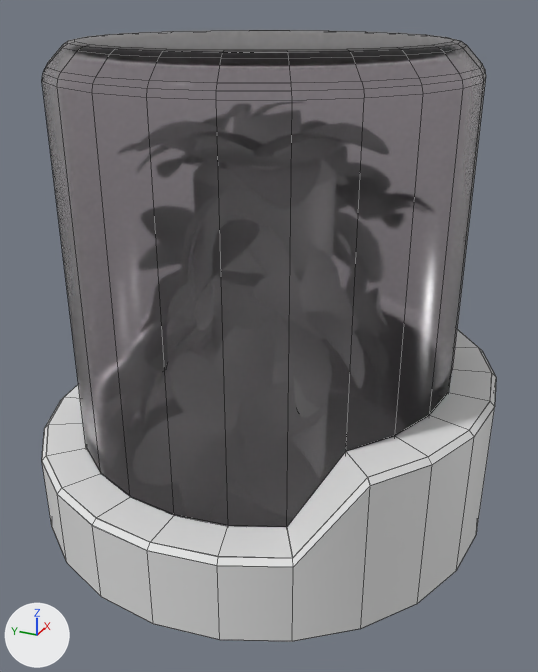
Renders of the Blender file Assets/Blender/OxygenTank.blend from each side of a commit.
The view is the same before and after, from a 50 mm camera at (-3.79, -1.73, 2.96) aimed at (-0.1, -0.07, 1.11). Every picture has the same lights, and +X, +Y and +Z are marked at lower left. Mesh edges are drawn as thin lines.

Names of what the first picture shows: 'Base', 'Cover'.
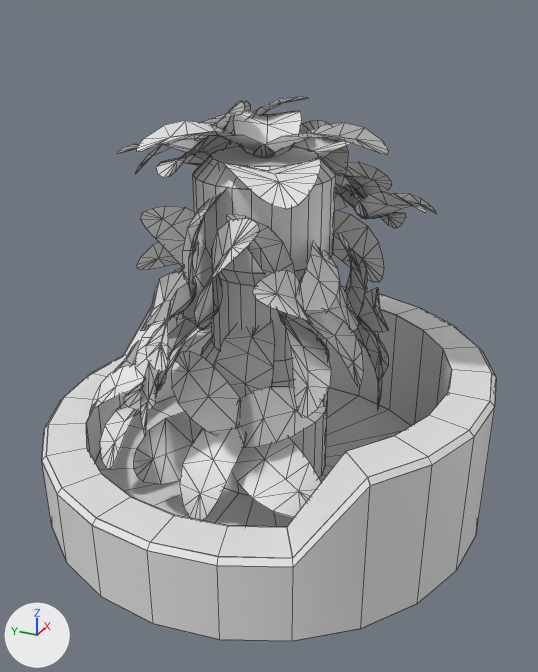
Where the change shows, as pixel boxes [x1, y1, x2, y2] in the pictures (538 x 672 px):
```json
{"object": "Cover", "change": "hidden", "before": [42, 30, 486, 527]}
{"object": "Plane.001", "change": "added", "after": [141, 195, 258, 431]}
{"object": "Plane", "change": "unchanged, uncovered by the edit", "after": [89, 97, 437, 520]}
```

Edits to the scene script, one JSON object a line:
```json
{"op": "add", "block": "me_plane_001", "code": ["me_plane_001 = bpy.data.meshes.new('Plane.001')", "me_plane_001.from_pydata(...)  # 84 vertices, 54 faces; spans x -1.182..0.202, y -0.451..0.613, z 0.711..2.101", "me_plane_001.polygons.foreach_set('use_smooth', [True] * 54)", "me_plane_001.materials.append(mat_leaves)  # white #e7e7e7"]}
{"op": "add", "block": "ob_cover", "code": "ob_cover.hide_set(True)"}
{"op": "add", "block": "ob_plane_001", "code": ["ob_plane_001 = bpy.data.objects.new('Plane.001', me_plane_001)", "ob_plane_001.location = (0.0, 0.0, 0.0)", "_m = ob_plane_001.modifiers.new('Subdivision', 'SUBSURF')", "_m.levels = 2", "_m = ob_plane_001.modifiers.new('Decimate', 'DECIMATE')", "_m.ratio = 0.0818"]}
```
